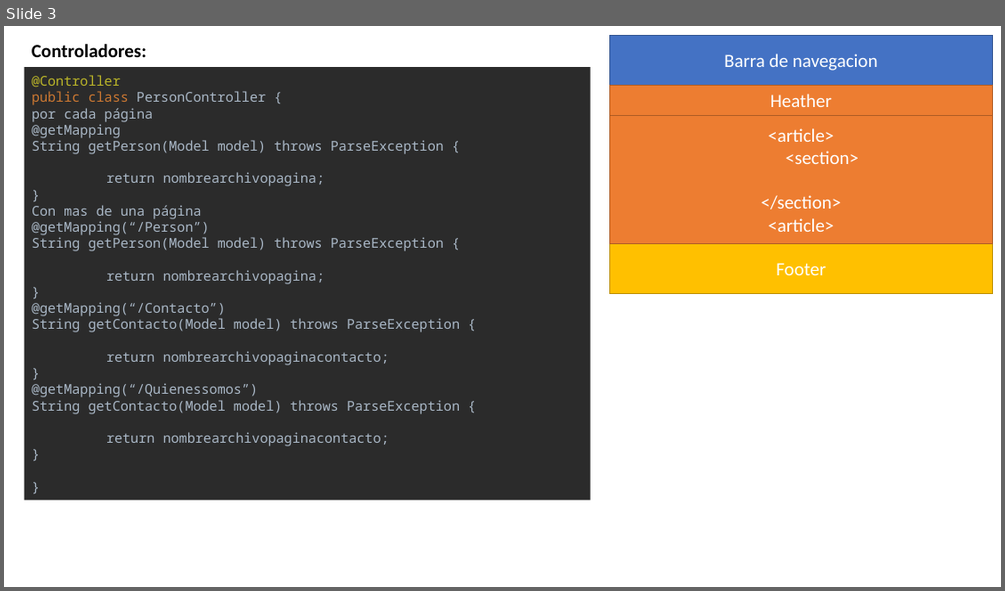
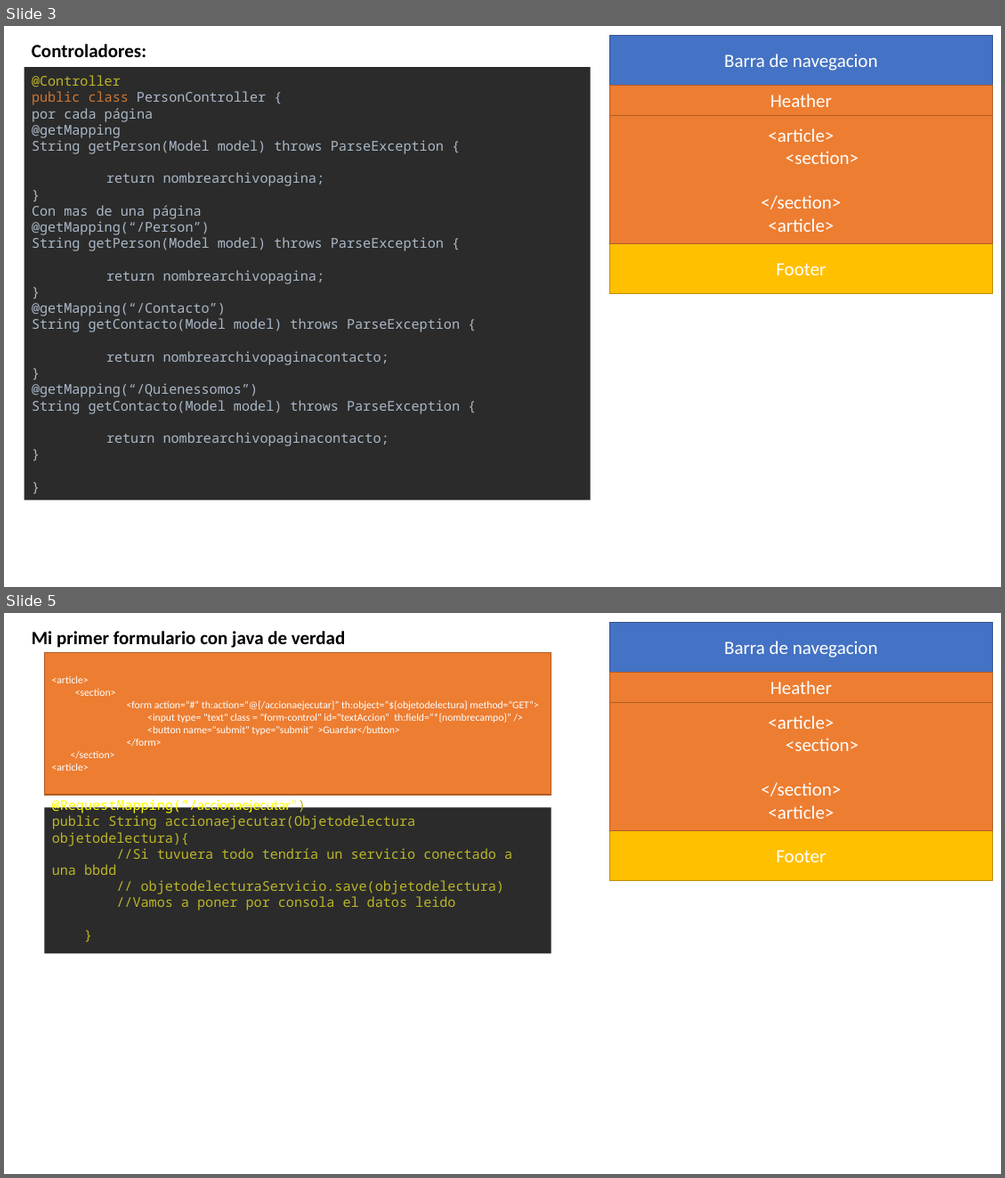
Before and after one commit to eneascarneiro/master_eoi, a slide deck: practica_html_spring_th.pptx. Shown one above the other, each under a label of ours: slide 3 before the commit, slides 3 and 5 after it; the slides between them are not shown. The pictures are 1005x591 and 1005x1178 pixels, drawn with LibreOffice and Linux fonts; fonts in the diff are those of the drawing. Boxes give left, top, right and bottom in pixels: in the first picture for what was removed or moved away, otherwise in the second. Text is boxed around its words. In the diff, an @@ line names an element or a change of style, - is before the commit and + after.

```diff
--- a/practica_html_spring_th.pptx
+++ b/practica_html_spring_th.pptx
@@ slide 5 added at bbox=[4, 613, 1001, 1174], background #FFFFFF @@
@@ text added at bbox=[32, 631, 345, 648], 18 pt, text #000000, bold @@
+Mi primer formulario con java de verdad
@@ rectangle added at bbox=[610, 622, 992, 672], fill #4472C4, outline #325491 1 pt, 18 pt, text #FFFFFF @@
+Barra de navegacion
@@ rectangle added at bbox=[44, 653, 551, 795], fill #ED7D31, outline #AF5C24 1 pt, 10 pt, text #FFFFFF @@
+<article>
+<section>
+<form action=“#“ th:action=“@{/accionaejecutar}” th:object=“${objetodelectura} method=“GET”>
+<input type= "text" class = "form-control" id="textAccion“ th:field=“*{nombrecampo}” />
+<button name="submit" type="submit" >Guardar</button>
+</form>
+</section>
+<article>
@@ rectangle added at bbox=[610, 672, 992, 702], fill #ED7D31, outline #AF5C24 1 pt, 18 pt, text #FFFFFF @@
+Heather
@@ rectangle added at bbox=[610, 702, 992, 830], fill #ED7D31, outline #AF5C24 1 pt, 18 pt, text #FFFFFF @@
+<article>
+<section>
+</section>
+<article>
@@ rectangle added at bbox=[44, 807, 551, 953], fill #2B2B2B, 13 pt, text #BBB529 @@
+@RequestMapping(“/accionaejecutar”)
+public String accionaejecutar(Objetodelectura objetodelectura){
+//Si tuvuera todo tendría un servicio conectado a una bbdd
+// objetodelecturaServicio.save(objetodelectura)
+//Vamos a poner por consola el datos leido
+}
@@ rectangle added at bbox=[610, 831, 992, 881], fill #FFC000, outline #BD8E00 1 pt, 18 pt, text #FFFFFF @@
+Footer
```
Also in this commit, not shown: 1 other slide added.
